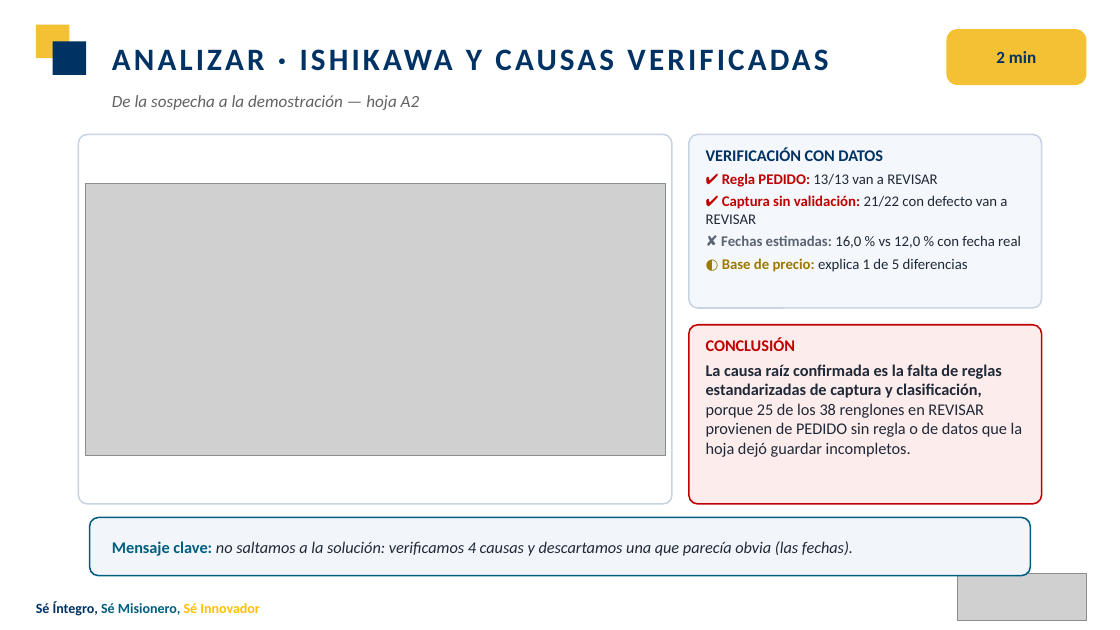
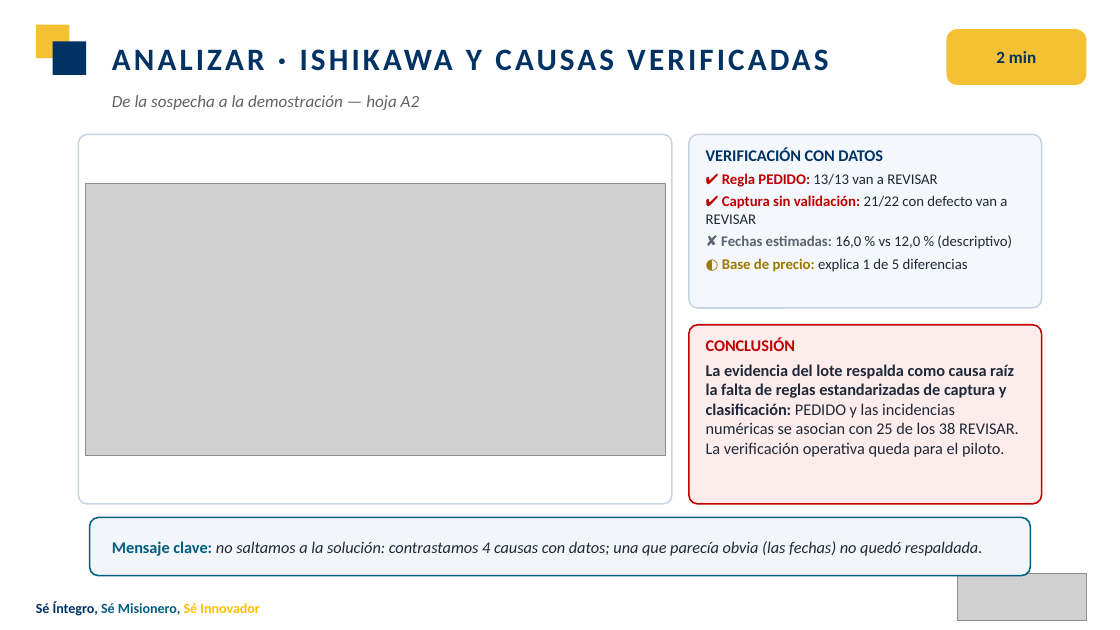
Before and after one commit to Nunclear/hidrocom-mejora-procesos-u3, a slide deck: slide 7 of 04_Producto_Final/U3_Presentacion_HIDROCOM.pptx. Drawn at 1120x630 pixels with LibreOffice and Linux fonts; fonts in the diff are those of the drawing; grey boxes stand for pictures. Boxes give left, top, right and bottom in pixels: in the first picture for what was removed or moved away, otherwise in the second. Text is boxed around its words. In the diff, an @@ line names an element or a change of style, - is before the commit and + after.

```diff
--- a/04_Producto_Final/U3_Presentacion_HIDROCOM.pptx
+++ b/04_Producto_Final/U3_Presentacion_HIDROCOM.pptx
@@ text at (721, 235, 1012, 249): text changed @@
-✘ Fechas estimadas: 16,0 % vs 12,0 % con fecha real
+✘ Fechas estimadas: 16,0 % vs 12,0 % (descriptivo)
@@ text at (706, 364, 1019, 457): text changed @@
-La causa raíz confirmada es la falta de reglas estandarizadas de captura y clasificación, porque 25 de los 38 renglones en REVISAR provienen de PEDIDO sin regla o de datos que la hoja dejó guardar incompletos.
+La evidencia del lote respalda como causa raíz la falta de reglas estandarizadas de captura y clasificación: PEDIDO y las incidencias numéricas se asocian con 25 de los 38 REVISAR. La verificación operativa queda para el piloto.
@@ text at (112, 541, 982, 556): text changed @@
-Mensaje clave: no saltamos a la solución: verificamos 4 causas y descartamos una que parecía obvia (las fechas).
+Mensaje clave: no saltamos a la solución: contrastamos 4 causas con datos; una que parecía obvia (las fechas) no quedó respaldada.
```
Also in this commit, not shown: 4 other slides changed, 5 other files.
